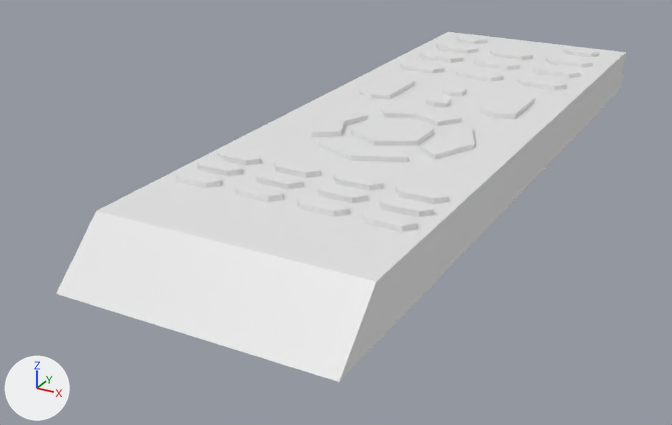
Renders of the FBX model I have no time VR/Assets/01_IHaveNoTimeVr/04_Modelos3D/ControlTV.fbx from each side of a commit.
One viewpoint serves both versions: a 50 mm lens placed at (0.449, -1.025, 0.42), pointed at (-0.067, -0.087, -0.049). Lighting does not change. The marker at lower left points along +X, +Y and +Z.

Script lines for the objects in view, before the commit:
```python
me_cube_009 = bpy.data.meshes.new('Cube.009')
me_cube_009.from_pydata([(-0.151, -0.478, 0.0), (-0.151, -0.414, 0.06), (-0.151, 0.466, 0.0), (-0.151, 0.466, 0.06), (0.151, -0.478, 0.0), (0.151, -0.414, 0.06), (0.151, 0.466, 0.0), (0.151, 0.466, 0.06)], [], [(0, 1, 3, 2), (2, 3, 7, 6), (6, 7, 5, 4), (4, 5, 1, 0), (2, 6, 4, 0), (7, 3, 1, 5)])
me_cube_009.materials.append(mat_mat_control_base)  # white #e7e7e7
me_cylinder_004 = bpy.data.meshes.new('Cylinder.004')
me_cylinder_004.from_pydata(...)  # 384 vertices, 256 faces; spans x -0.14..0.138, y -0.316..0.442, z 0.06..0.066
# faces by material slot: [216, 16, 8, 8, 8]
me_cylinder_004.materials.append(mat_mat_control_botones01)  # white #e7e7e7
me_cylinder_004.materials.append(mat_mat_control_botones02)  # white #e7e7e7
me_cylinder_004.materials.append(mat_mat_control_botones03)  # white #e7e7e7
me_cylinder_004.materials.append(mat_mat_control_botones04)  # white #e7e7e7
me_cylinder_004.materials.append(mat_mat_control_botones05)  # white #e7e7e7
ob_control_base = bpy.data.objects.new('Control_base', me_cube_009)
ob_control_base.location = (0.0, 0.0, 0.0)
ob_control_botones = bpy.data.objects.new('Control_botones', me_cylinder_004)
ob_control_botones.location = (0.0, 0.0, 0.0)
```
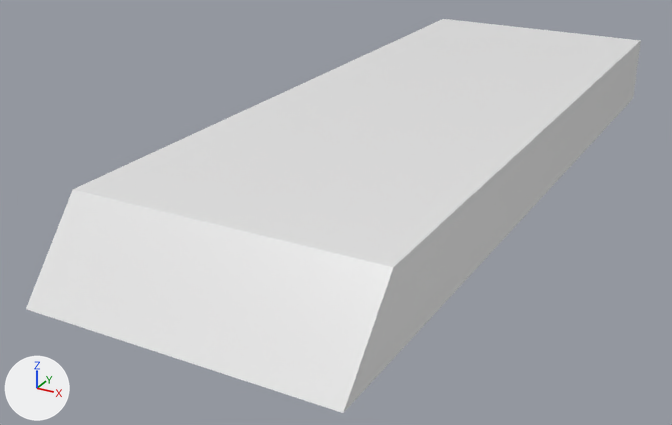
Where the change shows, as pixel boxes (x1, y1, x2, y2) in the pictures (672 x 425 px):
'Control_base', reshaped (8% wider, 13% taller): before (56, 32, 626, 382); after (26, 19, 641, 413)
part 1 of me_cube_009, added: after (26, 19, 641, 413)
'Control_botones', unchanged, covered by the edit: before (175, 34, 600, 232)

What changed in the scene script:
```text
Add mat_mat_outline:
    mat_mat_outline = principled_material('Mat_Outline')
    mat_mat_outline.base_color = (0.8, 0.8, 0.8)  # white #e7e7e7
    mat_mat_outline.roughness = 0.4
Change me_cube_009:
    where me_cube_009.from_pydata(...)  # 8 vertices, 6 faces; spans x -0.151..0.151, y -0.478..0.466, z 0.0..0.06
    used by ob_control_base; location = (0.0, 0.0, 0.0)
    verts and faces of me_cube_009; kept vertices keep their numbers, new ones are numbered from 8
    me_cube_009 part 1
    add verts[8] = (-0.167, -0.501, -0.009)  # pixel (25, 309)
    add verts[9] = (-0.169, -0.423, 0.082)  # pixel (72, 189)
    add verts[10] = (-0.168, 0.483, -0.017)
    add verts[11] = (-0.168, 0.483, 0.078)  # pixel (443, 18)
    add verts[12] = (0.167, -0.501, -0.009)  # pixel (343, 413)
    add verts[13] = (0.17, -0.423, 0.082)  # pixel (393, 267)
    add verts[14] = (0.168, 0.483, -0.017)  # pixel (633, 98)
    add verts[15] = (0.168, 0.483, 0.078)  # pixel (640, 40)
    add faces += [(8, 10, 11, 9), (10, 14, 15, 11), (12, 13, 15, 14), (8, 9, 13, 12), (8, 12, 14, 10), (9, 11, 15, 13)]  # mat_mat_outline (white #e7e7e7)
    add me_cube_009.materials.append(mat_mat_outline)  # white #e7e7e7
```
